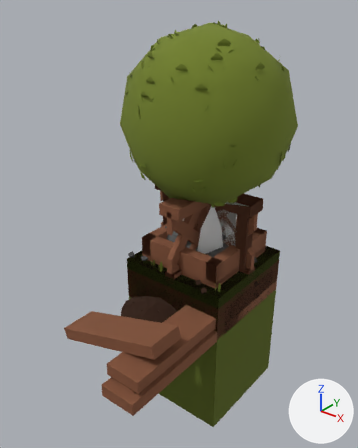
One commit to the glTF model apps/garden/public/assets/models/GameAssets.glb: the scene before it, then after it.
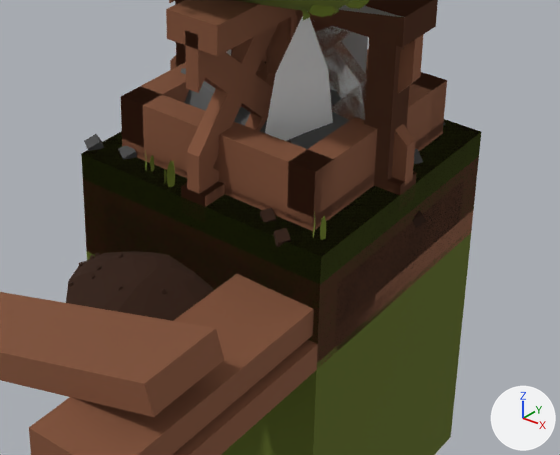
Each version is shown whole from a 50 mm camera at (2.29, -3.24, 2.63) aimed at (-0.03, -0.33, 0.83), then close up on the part from 27% to 87% of the width and 45% to 84% of the height. The lights are fixed; the arrows at lower right show +X, +Y and +Z. Where no turn or scale is listed for an object, it has been applied to the vertices. Vertices at the same position are counted once.

The first close-up shows 'Block Grass 1', 'Block Ground 2', 'Composter', 'Gound Cube', 'Grass 1', 'Raised Bed I', 'Raised Bed I Construction', 'Raised Bed L', 'Raised Bed U', 'Shade S', 'Shade Solo', 'Shade W'.
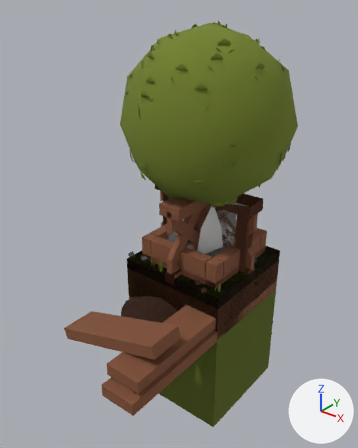
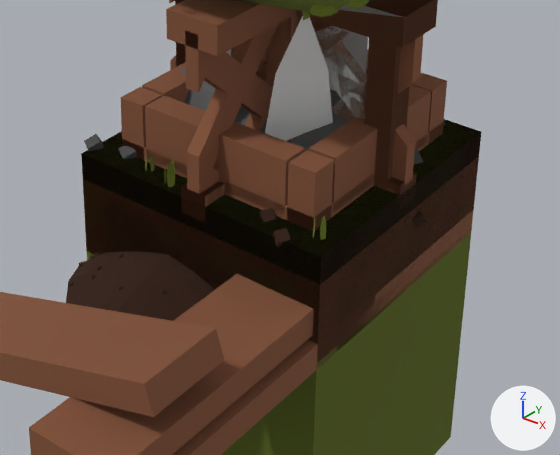
Pixel boxes (x1, y1, x2, y2) of what changed, in the close-ups (560 x 455 px; the box of a moved part takes in the faces that stretch with it):
'Composter', reshaped
    before: (121, 52, 447, 228)
    after: (121, 52, 447, 229)
part 1 of me_composter, added (brown)
    after: (121, 87, 162, 160)
part 2 of me_composter, added (brown)
    after: (287, 150, 334, 229)
part 3 of me_composter, added (brown)
    after: (411, 73, 447, 142)
part 4 of me_composter, moved or reshaped
    before: (121, 72, 447, 228)
    after: (142, 84, 431, 216)
'Block Ground 2', unchanged, uncovered by the edit
    before: (82, 119, 480, 357)
    after: (81, 119, 481, 357)
'Raised Bed U', unchanged, covered by the edit
    before: (90, 158, 479, 362)
    after: (90, 158, 479, 253)

What changed in the scene script:
```text
Change me_composter:
    used by ob_composter; location = (0.0, 0.0, 0.0)
    remove me_composter.from_pydata(...)  # 584 vertices, 876 faces; spans x -0.4..0.4, y -0.4..0.4, z -0.012..0.613
    add me_composter.from_pydata(...)  # 616 vertices, 924 faces; spans x -0.4..0.4, y -0.4..0.4, z -0.012..0.613
    me_composter part 1: a new loose piece, a box spanning x -0.4..-0.3, y -0.4..-0.3, z -0.01..0.61, in mat_material_planks (brown #956247)
    me_composter part 2: a new loose piece, a box spanning x 0.3..0.4, y -0.4..-0.3, z -0.01..0.61, in mat_material_planks (brown #956247)
    me_composter part 3: a new loose piece, a box spanning x 0.3..0.4, y 0.3..0.4, z -0.01..0.61, in mat_material_planks (brown #956247)
    me_composter part 4
    24 vertices in x -0.4..0.4, y -0.4, z -0.012..0.613 move by (0.0, 0.11, 0.0)
    24 vertices in x -0.4..0.4, y 0.4, z -0.012..0.613 move by (0.0, -0.11, 0.0)
    24 vertices in x -0.4, y -0.4..0.4, z -0.012..0.613 move by (0.11, 0.0, 0.0)
    24 vertices in x 0.4, y -0.4..0.4, z -0.012..0.613 move by (-0.11, 0.0, 0.0)
```
